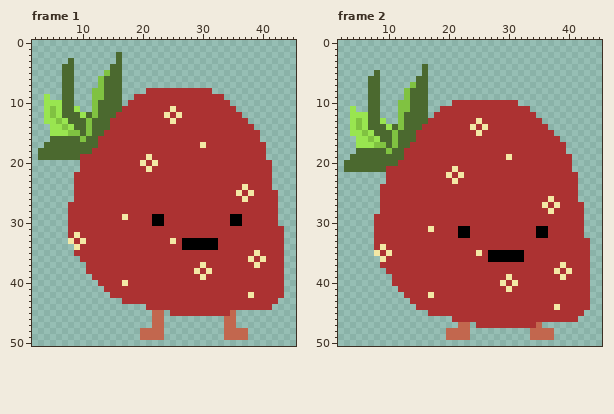
One commit to this animated GIF sprite: projects/project2-fruitjam-prototype/assets/gif/berry3.gif. Above, as it was before the edit.
The file is 50x60 pixels, 2 frames. Shown: frame 1: x 2..45, y 0..50; frame 2: x 2..45, y 0..50.
New version:
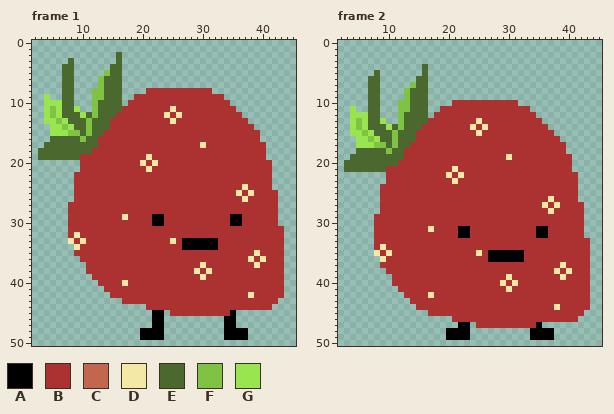
Palette (. is transparent): A #000000  B #ac3232  C #c2674e  D #f3e8a5  E #4b692f  F #80c241  G #99e550
Change:
Frame 1:
Colour C gives way to colour A in row 45 at x 22 to 23 and 35; in rows 46 to 47 at x 22 to 23 and 34 to 35; in rows 48 to 49 at x 20 to 23 and 34 to 37.
Frame 2:
Colour C gives way to colour A in row 47 at x 22 to 23 and 35; in rows 48 to 49 at x 20 to 23 and 34 to 37.
Boxes around the changes in both pictures, in picture pixels (x1, y1, x2, y2):
changed: (140, 310, 164, 340)
changed: (224, 310, 248, 340)
changed: (446, 322, 470, 340)
changed: (530, 322, 554, 340)
